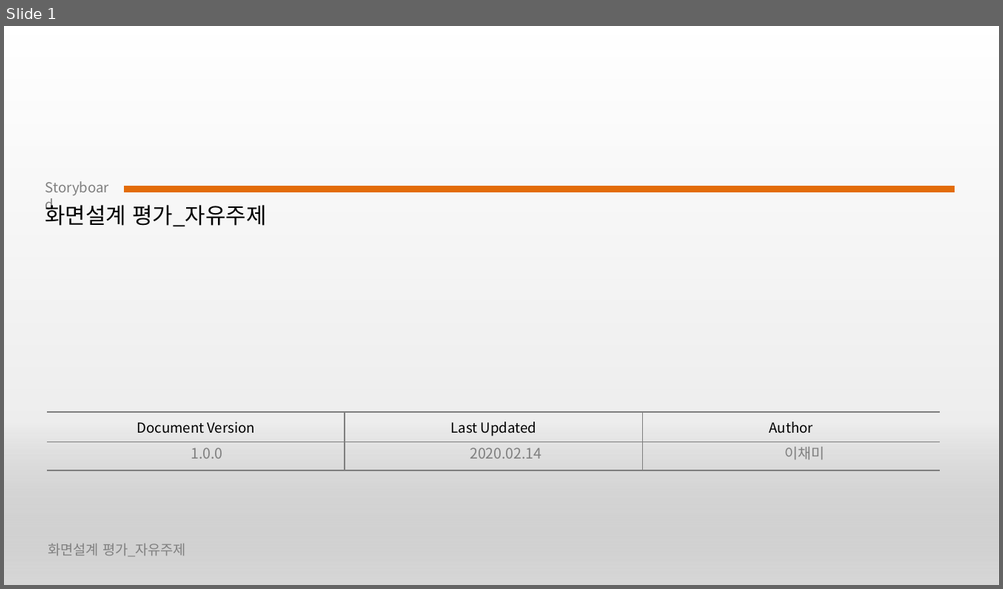
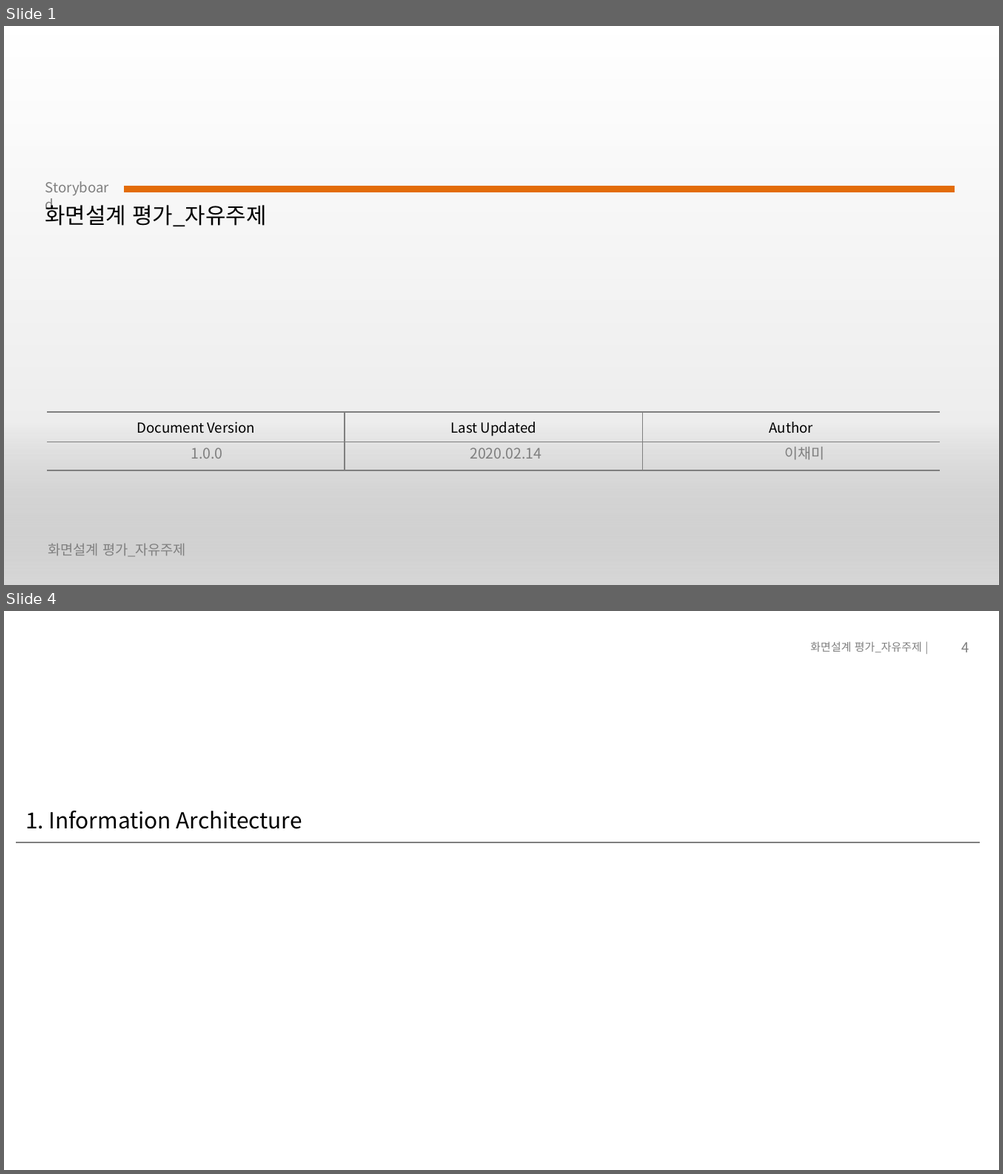
Before and after one commit to chaemilee9012/TIL2020, a slide deck: assignment/storyboard/이채미.pptx. Shown one above the other, each under a label of ours: slide 1 before the commit, slides 1 and 4 after it; the slides between them are not shown. The pictures are 1003x589 and 1003x1174 pixels, drawn with LibreOffice and Linux fonts; fonts in the diff are those of the drawing. Boxes give left, top, right and bottom in pixels: in the first picture for what was removed or moved away, otherwise in the second. Text is boxed around its words. In the diff, an @@ line names an element or a change of style, - is before the commit and + after.

```diff
--- a/assignment/storyboard/이채미.pptx
+++ b/assignment/storyboard/이채미.pptx
@@ slide 4 added at (x1=4, y1=611, x2=999, y2=1170), background #FFFFFF @@
@@ text added at (x1=810, y1=641, x2=922, y2=652), 8 pt, text #7F7F7F @@
+화면설계 평가_자유주제 |
@@ page number added at (x1=962, y1=642, x2=969, y2=652), 10 pt, text #7F7F7F @@
+4
@@ title added at (x1=25, y1=811, x2=302, y2=829), 16 pt, text #000000 @@
+1. Information Architecture
@@ line added from (16, 843) to (979, 843), #7F7F7F 1 pt @@
```
Also in this commit, not shown: 8 slides changed, 5 other slides added, 5 other files.
